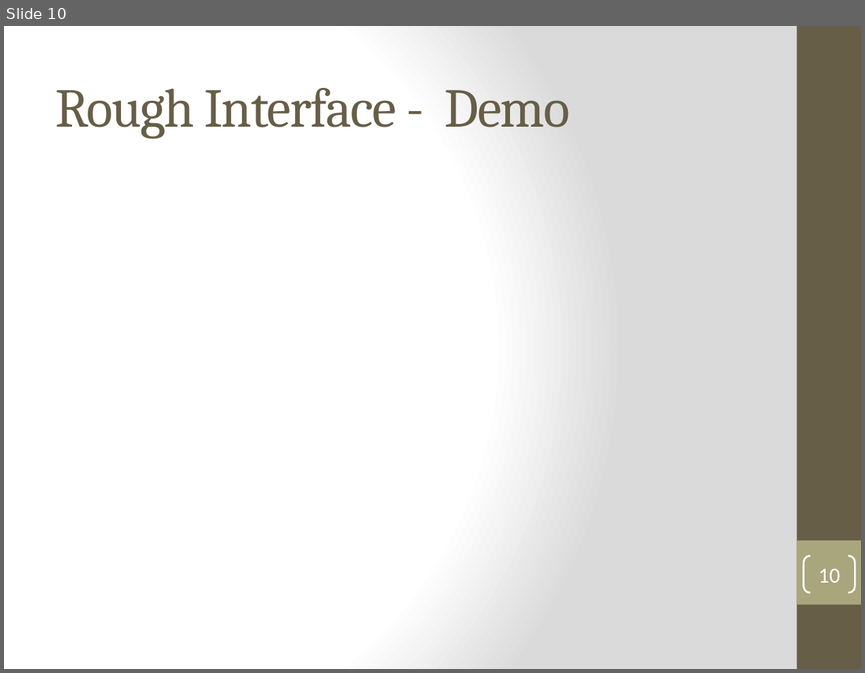
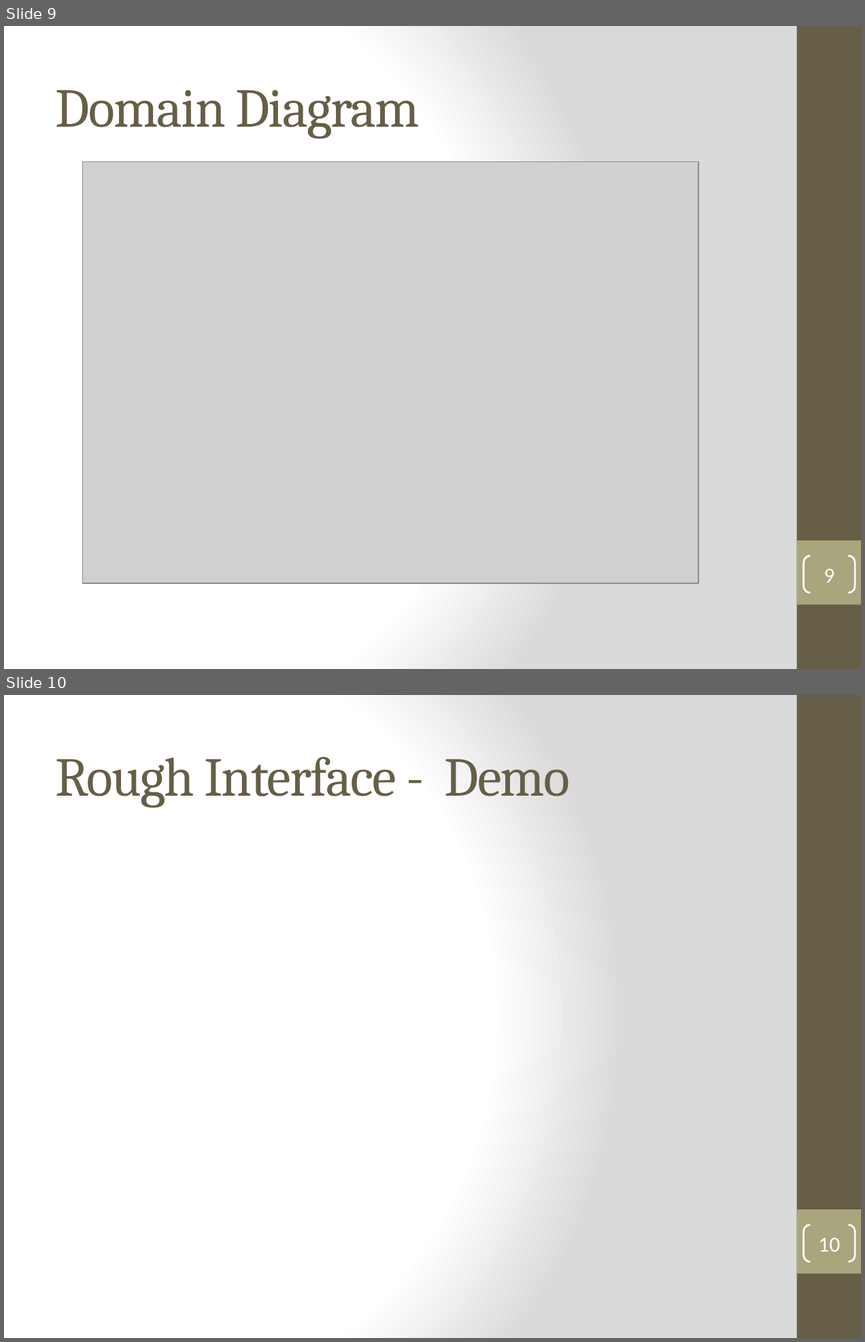
Before and after one commit to DanLain/ProjectManagement, a slide deck: Project Plan/Team 3 Vision and Proejct Plan.pptx. Shown one above the other, each under a label of ours: slide 10 before the commit, slides 9 and 10 after it. The pictures are 865x673 and 865x1342 pixels, drawn with LibreOffice and Linux fonts; fonts in the diff are those of the drawing; grey boxes stand for pictures. Boxes give left, top, right and bottom in pixels: in the first picture for what was removed or moved away, otherwise in the second. Text is boxed around its words. In the diff, an @@ line names an element or a change of style, - is before the commit and + after.

```diff
--- a/Project Plan/Team 3 Vision and Proejct Plan.pptx
+++ b/Project Plan/Team 3 Vision and Proejct Plan.pptx
@@ slide 9 added at [4, 26, 861, 669], background gradient #FFFFFF to #DADADA; not listed: 2 template elements that a slide beside it also shows @@
@@ title added at [56, 90, 419, 139], 46 pt, text #675E47 @@
+Domain Diagram
@@ picture added at [83, 161, 699, 583] @@
@@ page number added at [804, 556, 855, 592], outline #FFFFFF 1.5 pt, 18 pt, text #FFFFFF @@
+9
```
Also in this commit, not shown: 1 slide removed, 3 other files.
